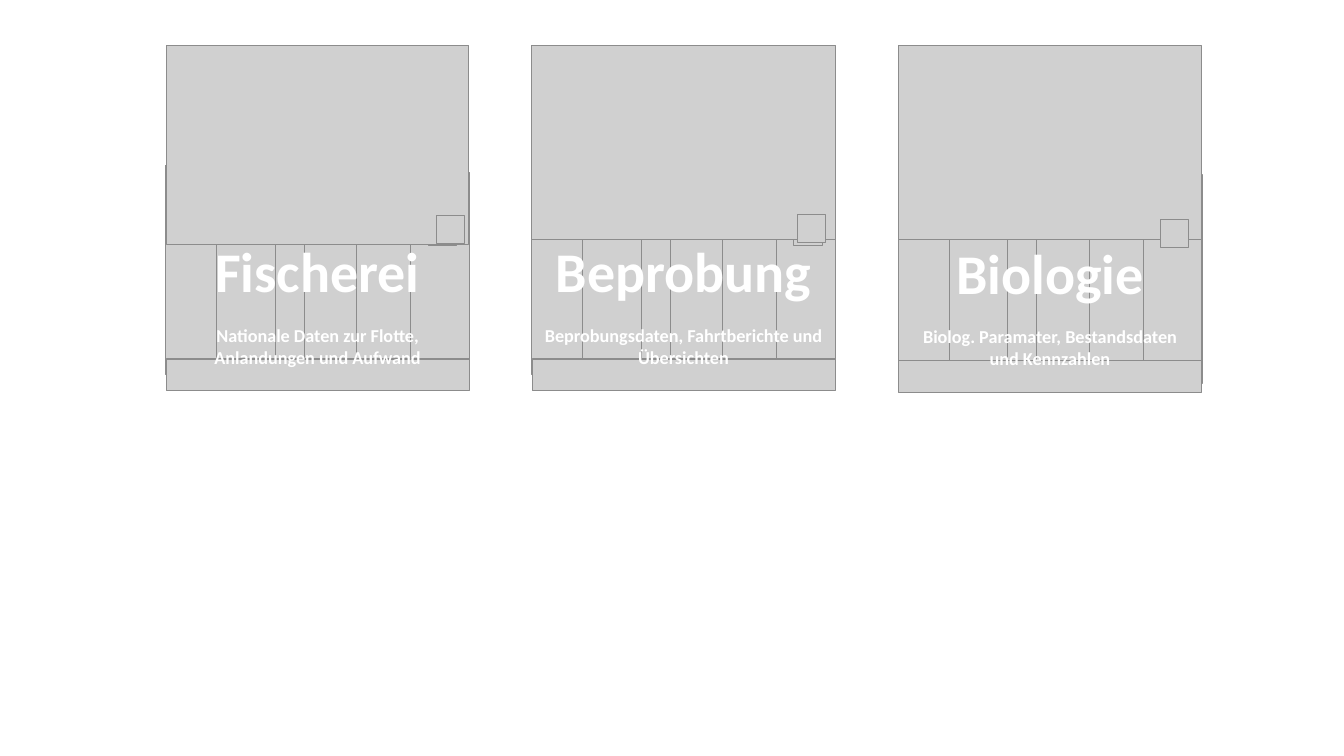
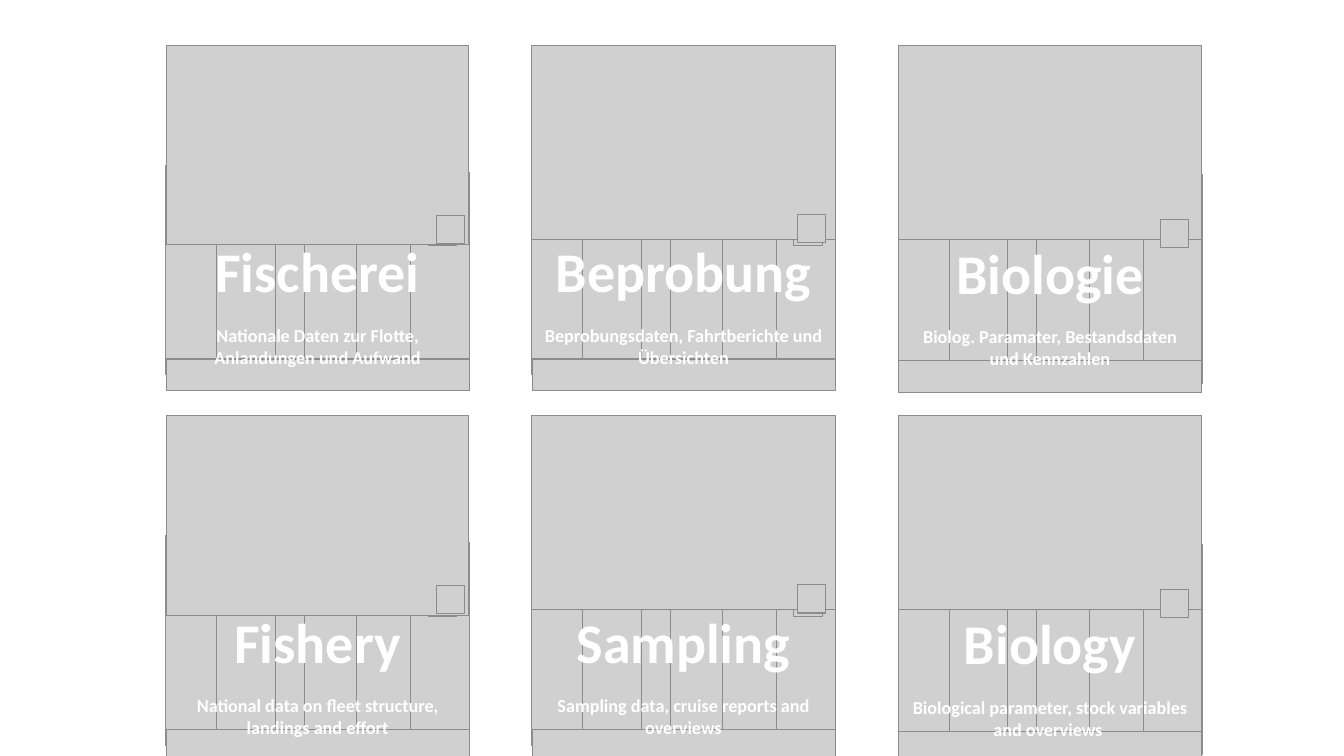
Before and after one commit to ices-eg/Thuenen, a slide deck: slide 1 of commercial/04_shiny/www/logos.pptx. Drawn at 1344x756 pixels with LibreOffice and Linux fonts; fonts in the diff are those of the drawing; grey boxes stand for pictures. Boxes give left, top, right and bottom in pixels: in the first picture for what was removed or moved away, otherwise in the second. Text is boxed around its words. In the diff, an @@ line names an element or a change of style, - is before the commit and + after.

```diff
--- a/commercial/04_shiny/www/logos.pptx
+++ b/commercial/04_shiny/www/logos.pptx
@@ picture added at box(166, 415, 469, 615) @@
@@ picture added at box(531, 415, 836, 610) @@
@@ picture added at box(898, 415, 1202, 610) @@
@@ picture added at box(437, 586, 465, 614) @@
@@ picture added at box(798, 585, 826, 613) @@
@@ picture added at box(1160, 590, 1189, 618) @@
@@ group added at box(165, 534, 470, 756): 8 pictures, 1 text @@
+Fishery
+National data on fleet structure, landings and effort
@@ group added at box(531, 534, 836, 756): 8 pictures, 1 text @@
+Sampling
+Sampling data, cruise reports and overviews
@@ group added at box(898, 535, 1202, 756): 7 pictures, 1 text @@
+Biology
+Biological parameter, stock variables and overviews
```
Also in this commit, not shown: 6 other files.
